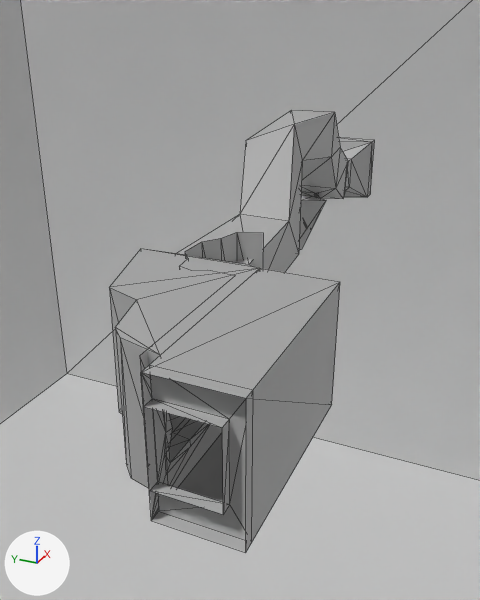
Renders of the OBJ model zm_hallow/assets/units/pd2_mod_zmhallow/mkp/mkp_002.obj from each side of a commit.
Rendered twice from a 50 mm lens placed at (-9625.0, -5202.0, 2282.0), pointed at (-3878.0, -2616.0, -591.0). Every picture has the same lights, and +X, +Y and +Z are marked at lower left. Mesh edges are drawn as thin lines. Where no turn or scale is listed for an object, it has been applied to the vertices. Vertices at the same position are counted once.

The first picture shows 'co_culling', 'g_g'.
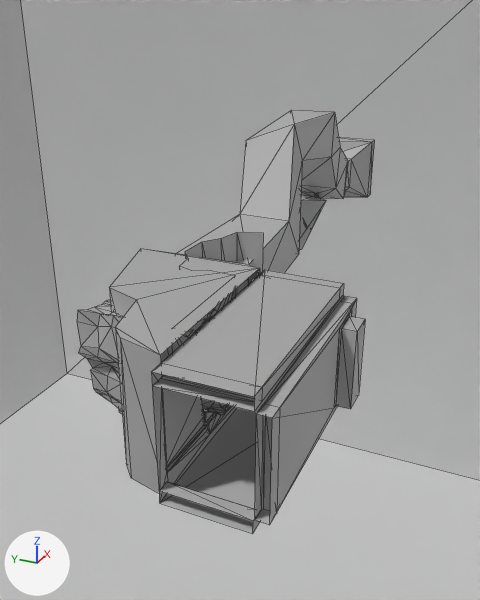
Where the change shows, as pixel boxes (x1, y1, x2, y2) in the pictures (480 x 600 px):
'g_g', reshaped (13% shorter): before (109, 110, 375, 553); after (109, 110, 375, 494)
'g_bry_concrete', added: after (151, 270, 365, 534)
'g_bry_rock1', added: after (77, 300, 214, 411)
part 1 of me_g_g, deleted: before (144, 375, 246, 540)
part 2 of me_g_g, deleted: before (140, 268, 340, 553)

The change in detail:
Material 'mtl_bry_rock1' (mat_mtl_bry_rock1) is new.
Its base color is (0.64, 0.64, 0.64) (light grey #d1d1d1).
Its roughness is 0.69.
Material 'mtl_bry_concrete' (mat_mtl_bry_concrete) is new.
Its base color is (0.64, 0.64, 0.64) (light grey #d1d1d1).
Its roughness is 0.69.
me_g_g is used by ob_g_g; location (0.0, 0.0, 0.0).
me_g_g had 269 vertices, 423 faces, 1 loose edge and spanned x -7100.0..300.0, y -4100.0..-1700.0, z -1070.0..1092.0.
me_g_g now has 182 vertices, 286 faces and spans x -6900.0..300.0, y -3500.0..-1700.0, z -1070.0..1092.0.
me_g_g part 1: the loose piece of 12 vertices spanning x -7095.0..-7010.0, y -4100.0..-3500.0, z -500.0..500.0 is deleted.
Part 2, on me_g_g:
75 vertices are removed from x -7100.0..-5420.0, y -4100.0..-3361.0, z -500.0..500.0.
123 faces are deleted.
1 loose edge is deleted.
Mesh me_g_bry_rock1 is new.
It has 207 vertices, 350 faces and spans x -6474.0..-5813.0, y -3400.0..-2564.0, z -431.0..421.0.
It uses material mat_mtl_bry_rock1 (its picture is missing).
Mesh me_g_bry_concrete is new.
It has 231 vertices, 324 faces and spans x -7000.0..-5400.0, y -4315.0..-3400.0, z -500.0..500.0.
It uses material mat_mtl_bry_concrete (its picture is missing).
Object 'g_bry_rock1' (ob_g_bry_rock1) is new; it shows me_g_bry_rock1.
Its location is (0.0, 0.0, 0.0).
Object 'g_bry_concrete' (ob_g_bry_concrete) is new; it shows me_g_bry_concrete.
Its location is (0.0, 0.0, 0.0).
